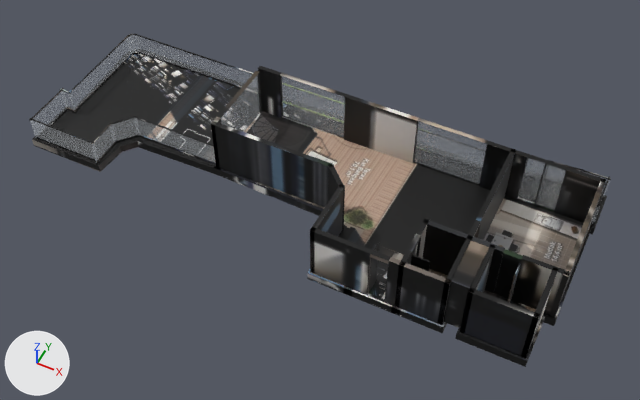
Two versions of the glTF model _bake/glb/kent-56/model.glb, one commit apart.
One viewpoint serves both versions: a 50 mm lens placed at (11.01, -20.74, 24.8), pointed at (1.03, -0.78, -0.14). Every picture has the same lights, and +X, +Y and +Z are marked at lower left. The older version comes first. Where no turn or scale is listed for an object, it has been applied to the vertices. Vertices at exactly the same position are counted once.
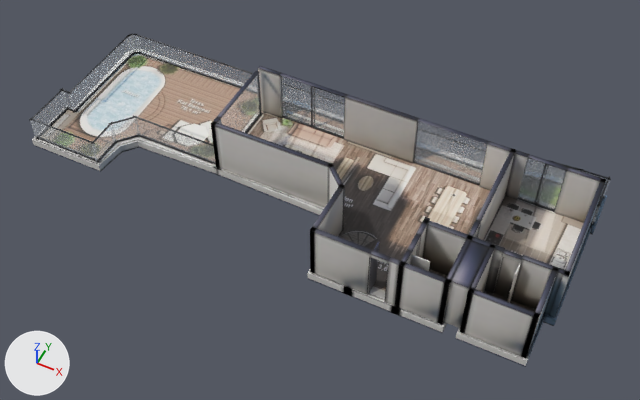
Boxes [x1, y1, x2, y2] around the edits, measured in the pictures (640 x 400 px):
'Mesh_0', surface changed, reshaped (black to grey): [29, 33, 611, 367] in both
part 1 of me_mesh_0, added: after [311, 86, 313, 128]
part 2 of me_mesh_0, built on: after [312, 86, 345, 139]
part 3 of me_mesh_0, surface changed (black to grey): [29, 35, 611, 364] in both

What changed in the scene script:
```text
Change mat_baked:
    where n3 = _N.new('ShaderNodeMapping'); n3.name = 'Mapping'
    n3.inputs[1].default_value: (0.00081, -14.98, 0.0) -> (0.000817, -14.98, 0.0)  # 'Location'
    n3.inputs[3].default_value: (15.96, 15.98, 1.0) -> (15.95, 15.98, 1.0)  # 'Scale'
Change me_mesh_0:
    used by ob_mesh_0; location = (-10.66, 4.28, -0.36)
    remove me_mesh_0.from_pydata(...)  # 1753 vertices, 3080 faces; spans x 0.0..21.3, y -8.4..0.0, z 0.0..2.6
    add me_mesh_0.from_pydata(...)  # 1793 vertices, 3152 faces; spans x 0.0..21.3, y -8.4..0.0, z 0.0..2.6
    me_mesh_0 part 1: a new loose piece, a box spanning x 9.671..9.722, y -1.826..-1.786, z 0.36..2.611, in mat_baked
    me_mesh_0 part 2
    4 vertices are removed from x 11.2, y -1.8..-1.7, z 0.4..2.6
    10 faces are deleted
    15 vertices are added at x 8.3..11.1, y -1.8..-1.7, z 0.4..2.6
    6 new vertices lie (1.5, 0.0, 0.0) away from vertices in x 8.3, y -1.8..-1.7, z 0.4..2.6
    7 new vertices lie (-1.4, 0.0, 0.0) away from vertices in x 11.1, y -1.8, z 0.4..2.6
    58 new faces join them
    me_mesh_0 part 3: 1992 kept faces spanning x 0.0..21.3, y -8.4..0.0, z 0.0..2.6 get new texture (UV) coordinates
    other edits to the shape of me_mesh_0 do not show in these pictures
```
